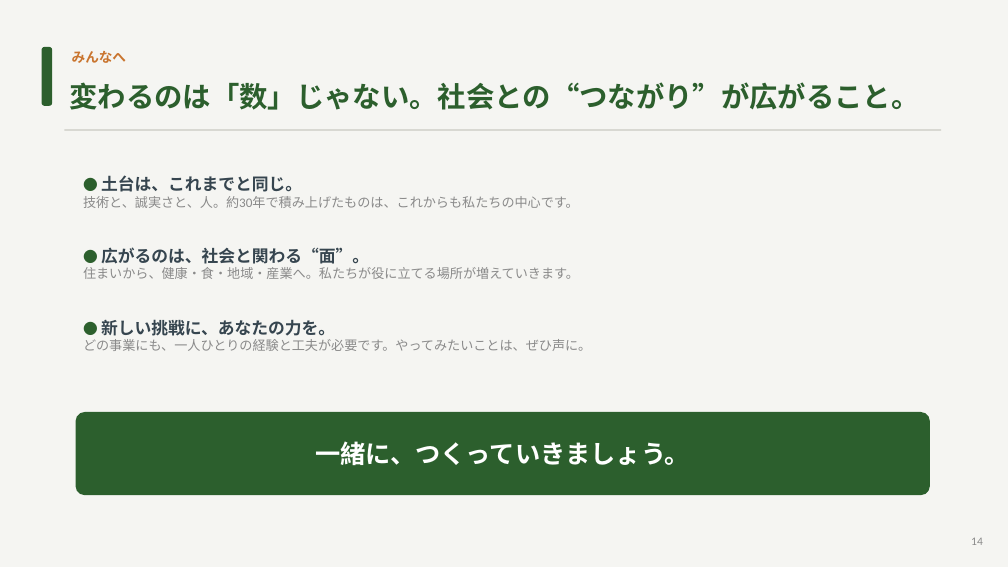
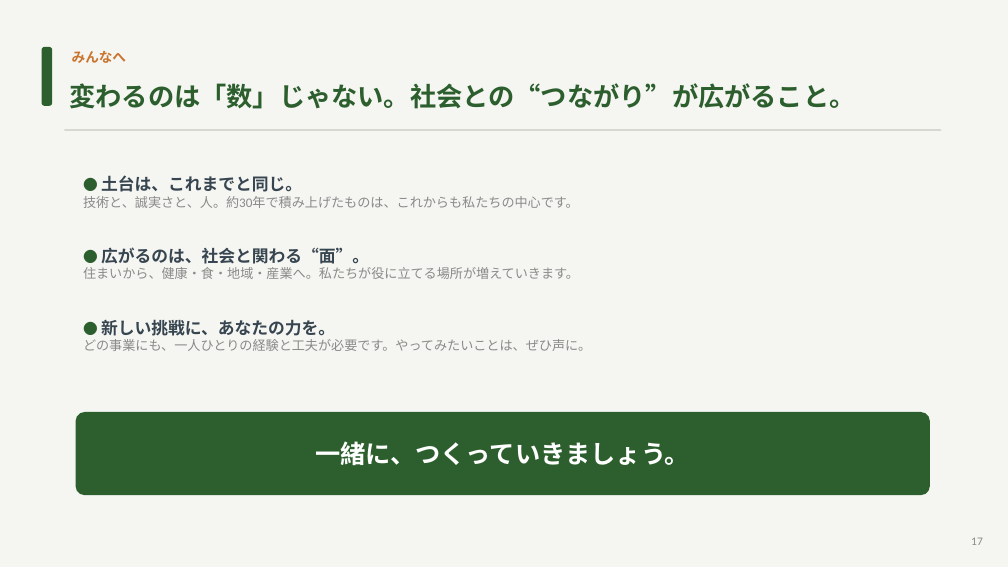
Before and after one commit to hiroaki-hab/test-repo-my-first-codex-smart-support-dev, a slide deck: slide 17 of 光和工業_ビジョン資料.pptx (slide 14 before the commit). Drawn at 1008x567 pixels with LibreOffice and Linux fonts; fonts in the diff are those of the drawing. Boxes give left, top, right and bottom in pixels: in the first picture for what was removed or moved away, otherwise in the second. Text is boxed around its words. In the diff, an @@ line names an element or a change of style, - is before the commit and + after.

```diff
--- a/光和工業_ビジョン資料.pptx
+++ b/光和工業_ビジョン資料.pptx
@@ text "変わるのは「数」じゃない。社会との“つながり”が広がること。" at bbox=[69, 83, 855, 109]: size 27 to 25 pt @@
@@ text at bbox=[971, 537, 983, 545]: text changed @@
-14
+17
```
Also in this commit, not shown: 9 other slides changed, 5 slides added, 2 slides removed, 19 other files.
